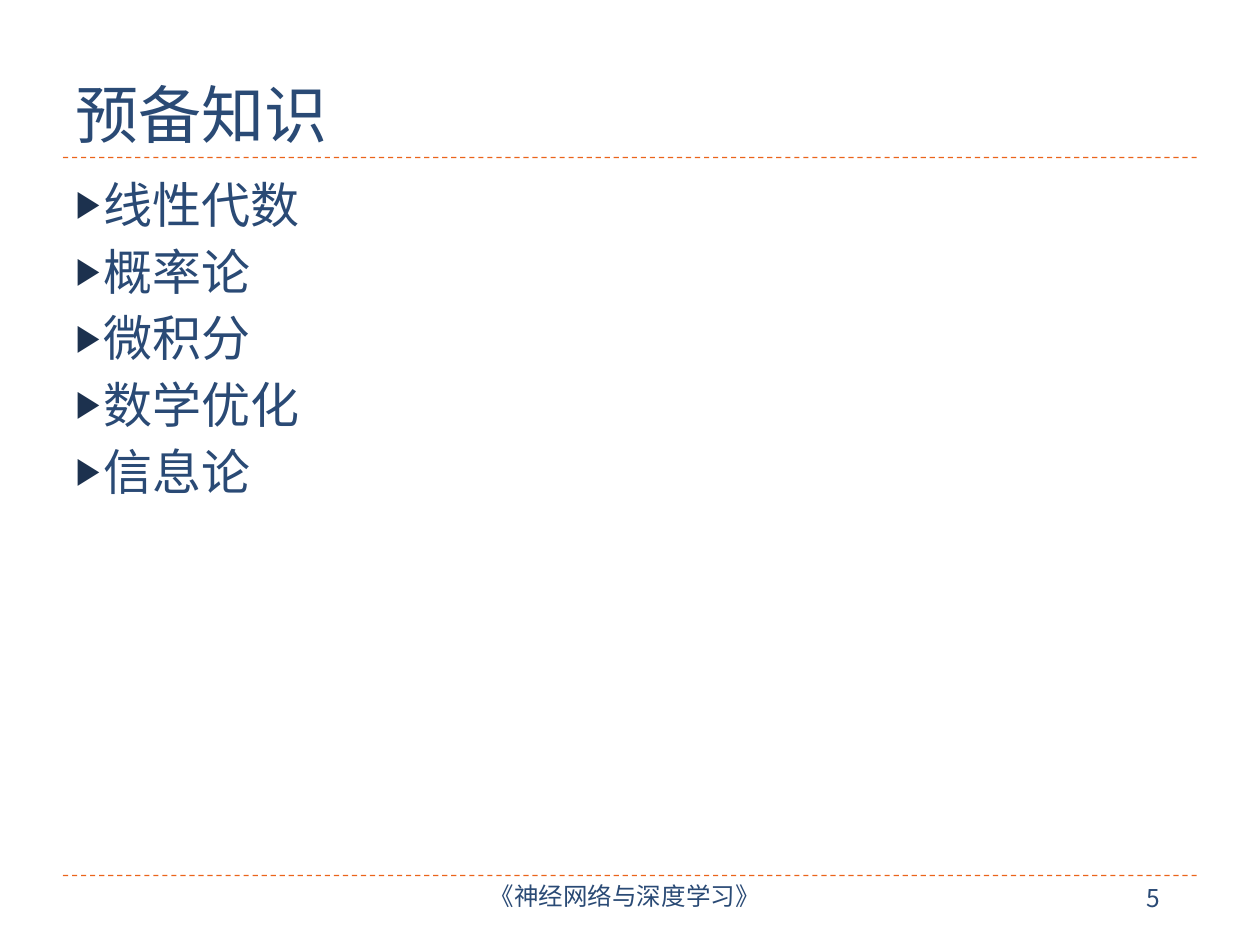
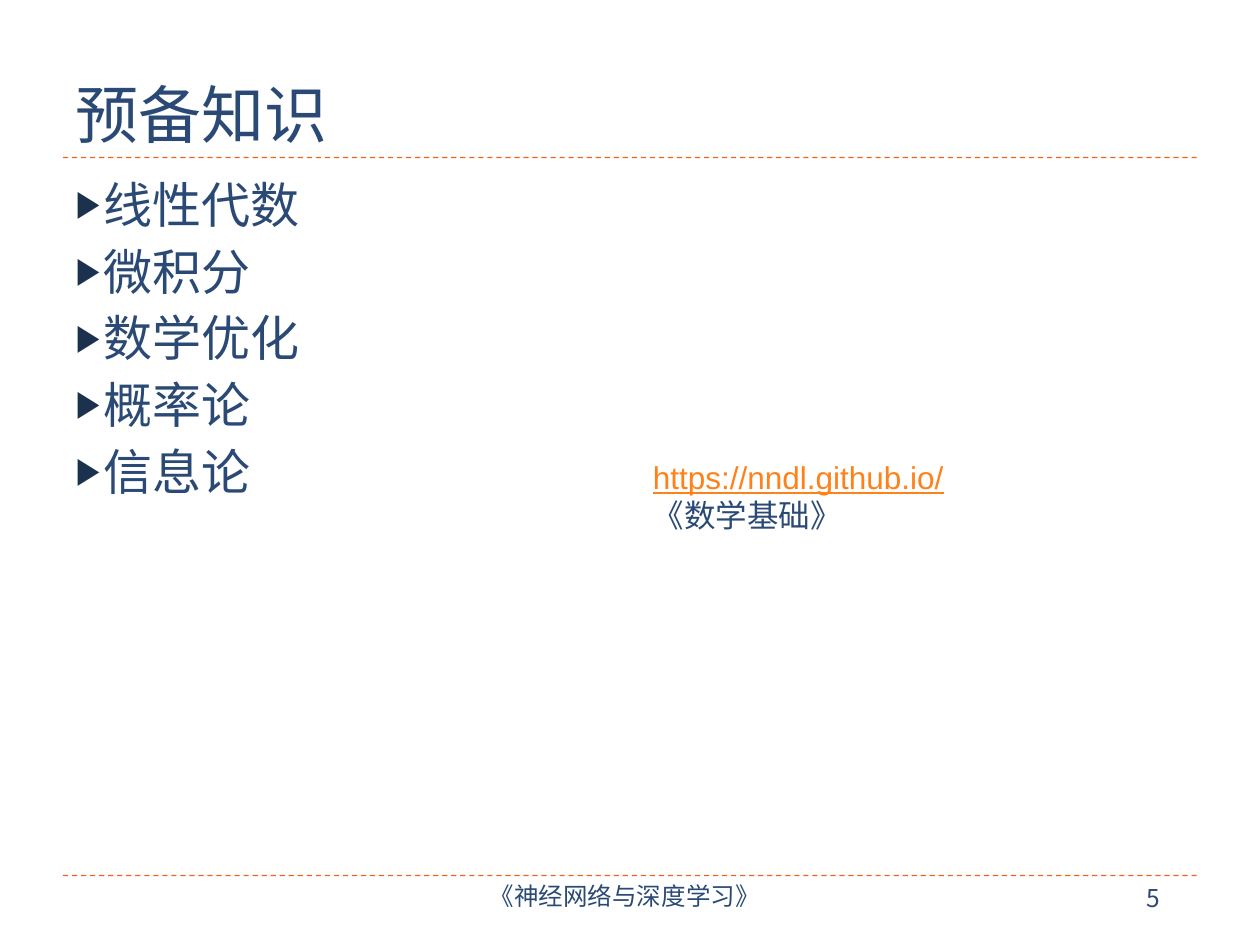
Before and after one commit to nndl/nndl.github.io, a slide deck: slide 5 of ppt/chap-绪论.pptx. Drawn at 1260x945 pixels with LibreOffice and Linux fonts; fonts in the diff are those of the drawing. Boxes give left, top, right and bottom in pixels: in the first picture for what was removed or moved away, otherwise in the second. Text is boxed around its words. In the diff, an @@ line names an element or a change of style, - is before the commit and + after.

```diff
--- a/ppt/chap-绪论.pptx
+++ b/ppt/chap-绪论.pptx
@@ text at (x1=104, y1=248, x2=251, y2=294): paragraph removed @@
-▶ 概率论
@@ text at (x1=104, y1=381, x2=251, y2=427): paragraph added @@
+▶ 概率论
@@ text added at (x1=653, y1=466, x2=943, y2=530), 18 pt, text #FF8119, underline @@
+https://nndl.github.io/
+《数学基础》
```
Also in this commit, not shown: 11 other slides changed, 2 slides added, 1 slide removed, 2 other files.
